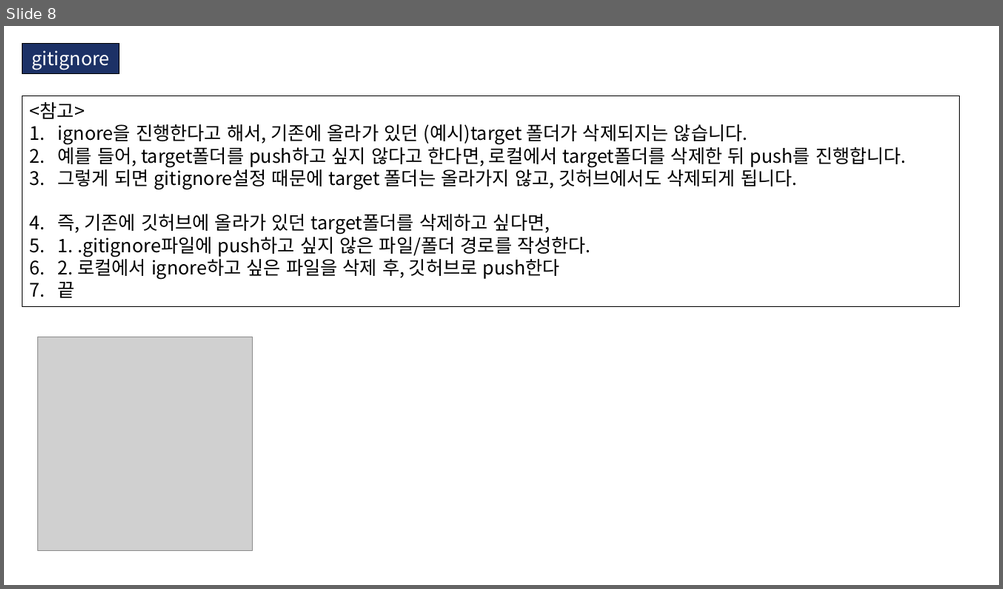
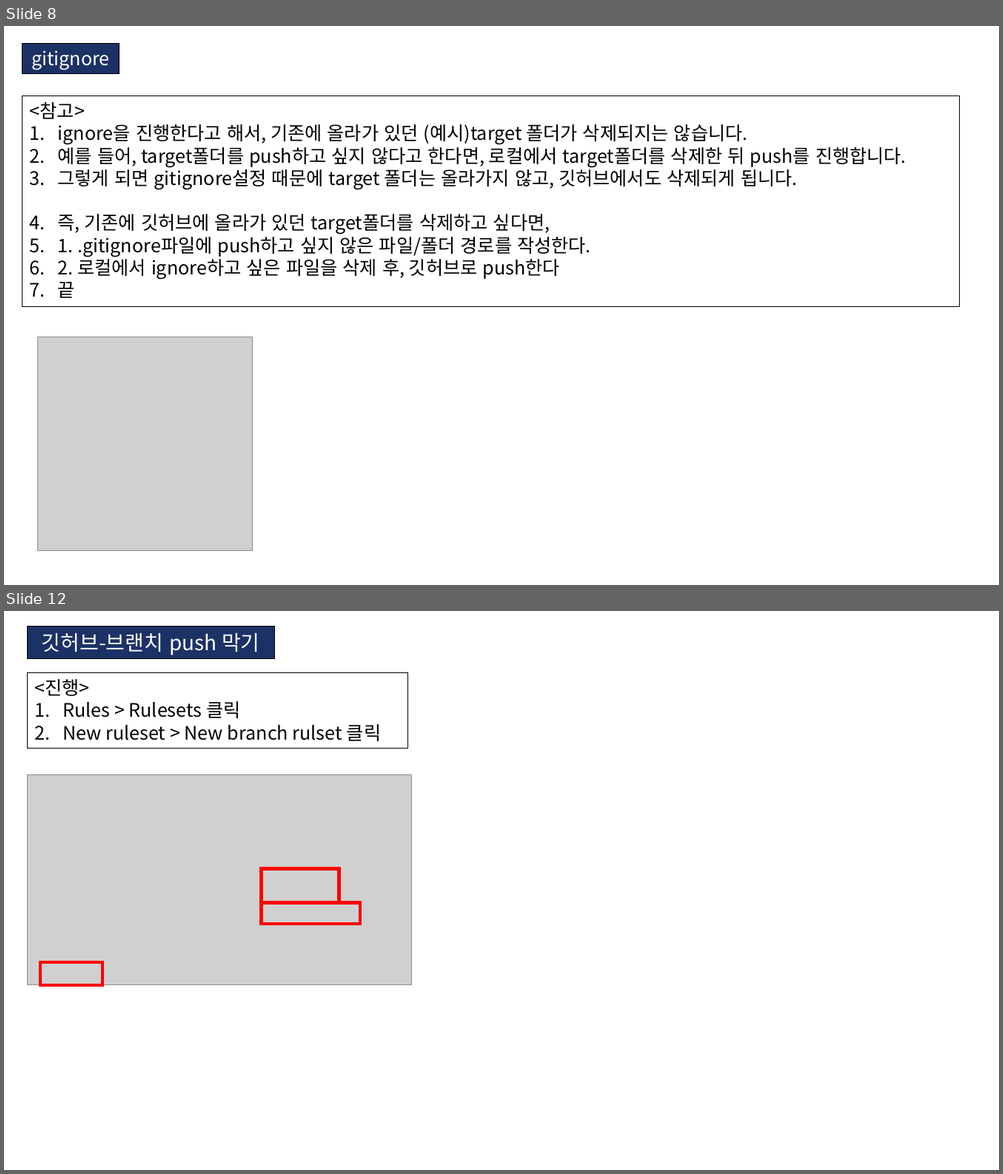
Before and after one commit to KIM-BEOMSOO/study, a slide deck: 00.공부 정리(최종)/08.git/01.github/02.gitignore/01.gitignore.pptx. Shown one above the other, each under a label of ours: slide 8 before the commit, slides 8 and 12 after it; the slides between them are not shown. The pictures are 1003x589 and 1003x1174 pixels, drawn with LibreOffice and Linux fonts; fonts in the diff are those of the drawing; grey boxes stand for pictures. Boxes give left, top, right and bottom in pixels: in the first picture for what was removed or moved away, otherwise in the second. Text is boxed around its words. In the diff, an @@ line names an element or a change of style, - is before the commit and + after.

Commit message:
깃허브 공부내용 추가

```diff
--- a/00.공부 정리(최종)/08.git/01.github/02.gitignore/01.gitignore.pptx
+++ b/00.공부 정리(최종)/08.git/01.github/02.gitignore/01.gitignore.pptx
@@ slide 12 added at (4,611,999,1170), background #FFFFFF @@
@@ rectangle added at (27,626,274,659), fill #1C3166, outline #000000 0.75 pt, 20 pt, text #FFFFFF @@
+깃허브-브랜치 push 막기
@@ rectangle added at (27,673,407,749), outline #000000 0.75 pt, 18 pt, text #000000 @@
+<진행>
+1. Rules > Rulesets 클릭
+2. New ruleset > New branch rulset 클릭
@@ group added at (27,775,412,985): 3 rectangles, 1 picture @@
```
Also in this commit, not shown: 6 other slides added.
